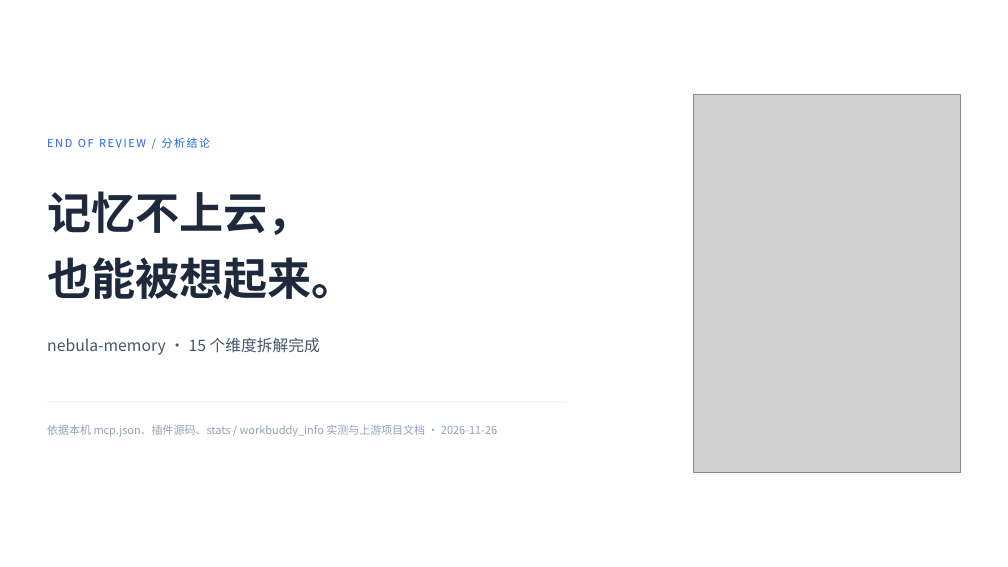
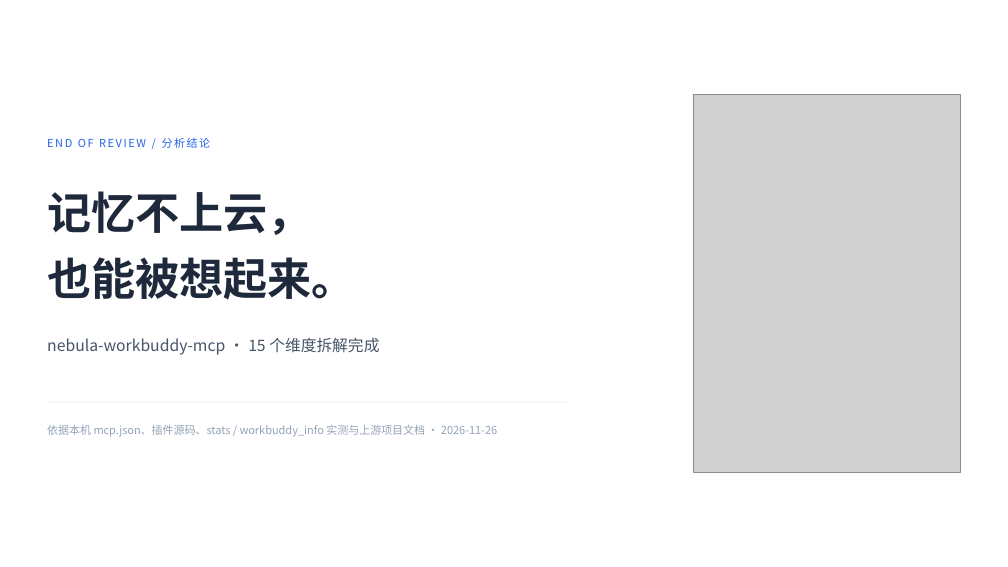
Before and after one commit to yb-zhai/nebula-workbuddy, a slide deck: slide 15 of docs/workbuddy-connector-review.pptx. Drawn at 1008x567 pixels with LibreOffice and Linux fonts; fonts in the diff are those of the drawing; grey boxes stand for pictures. Boxes give left, top, right and bottom in pixels: in the first picture for what was removed or moved away, otherwise in the second. Text is boxed around its words. In the diff, an @@ line names an element or a change of style, - is before the commit and + after.

Commit message:
docs: 评测 PPT 页脚与标题统一为 nebula-workbuddy-mcp
页脚 13 处、首页标题、末页均原写 nebula-memory（通用版名），
改为本包实际名 nebula-workbuddy-mcp；页脚框从 3.12in 加宽到 4.70in
避免更长名称溢出。第 3/8 页的 mcp.json server id 与 ~/.workbuddy/nebula-memory
路径保持原样（那是真实值）。

```diff
--- a/docs/workbuddy-connector-review.pptx
+++ b/docs/workbuddy-connector-review.pptx
@@ text at (47, 338, 379, 355): text changed @@
-nebula-memory · 15 个维度拆解完成
+nebula-workbuddy-mcp · 15 个维度拆解完成
```
Also in this commit, not shown: 14 other slides changed.
